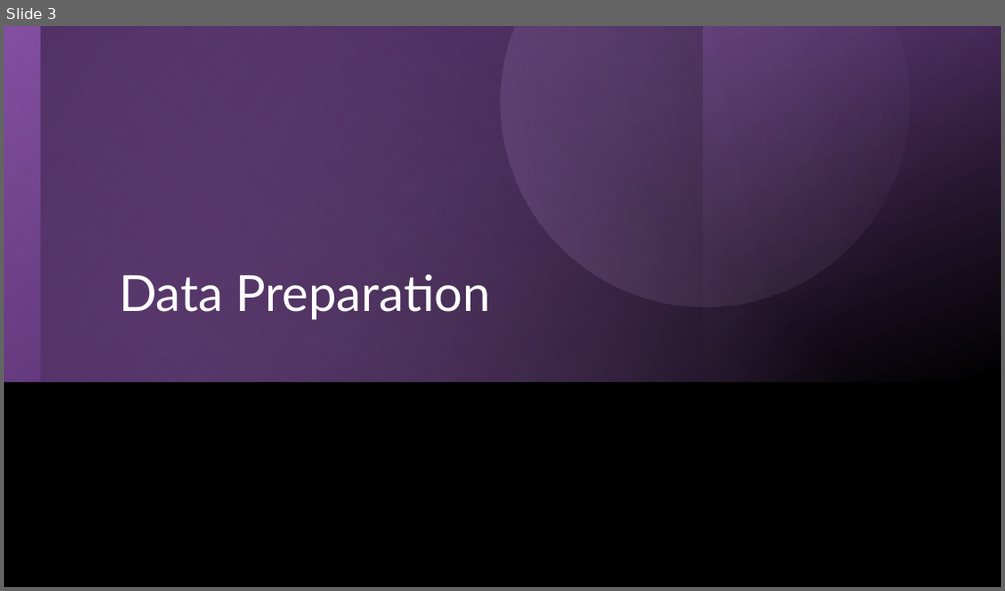
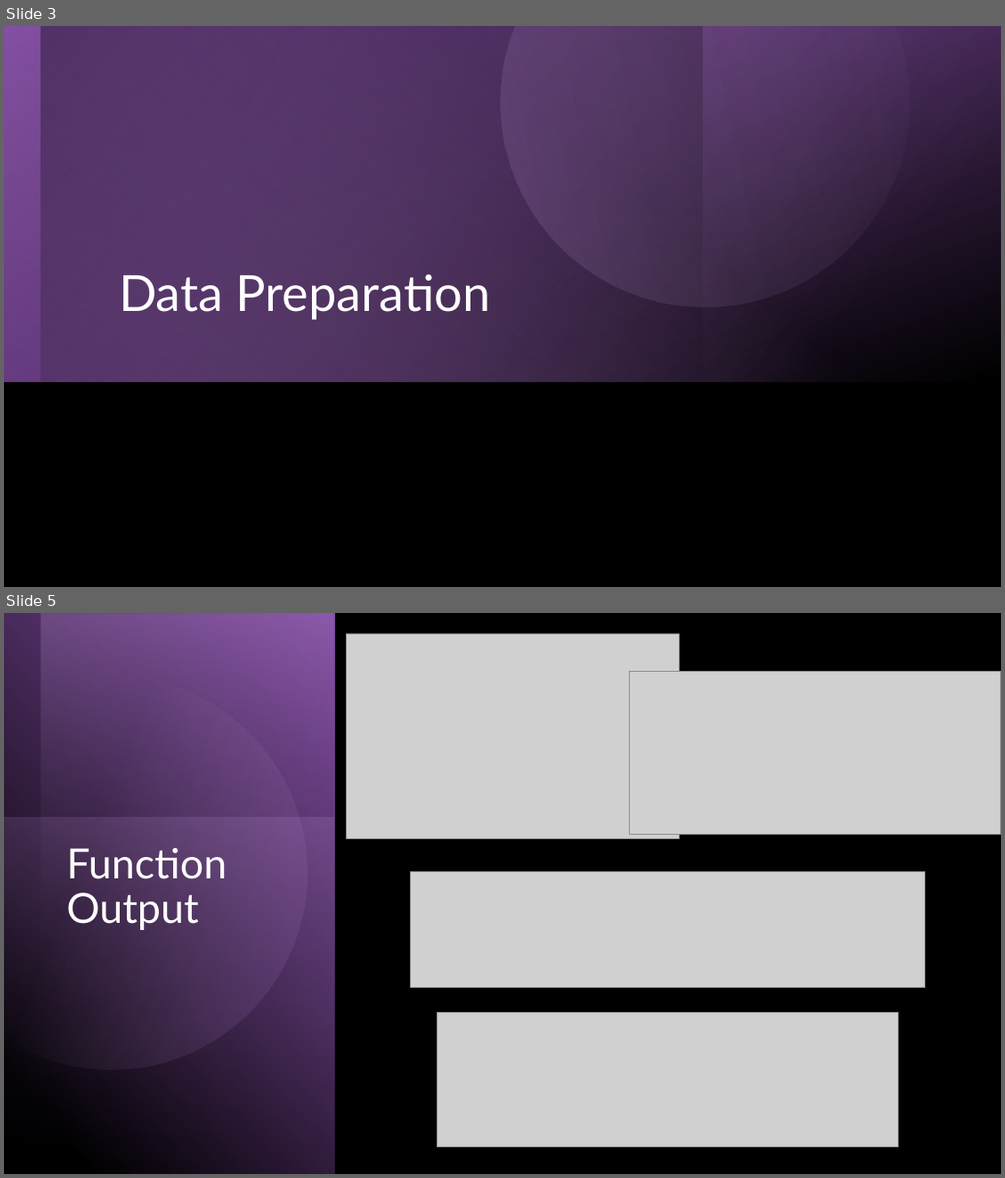
Before and after one commit to jeffmoe/CST_605_Week3, a slide deck: Week3.pptx. Shown one above the other, each under a label of ours: slide 3 before the commit, slides 3 and 5 after it; the slides between them are not shown. The pictures are 1005x591 and 1005x1178 pixels, drawn with LibreOffice and Linux fonts; fonts in the diff are those of the drawing; grey boxes stand for pictures. Boxes give left, top, right and bottom in pixels: in the first picture for what was removed or moved away, otherwise in the second. Text is boxed around its words. In the diff, an @@ line names an element or a change of style, - is before the commit and + after.

```diff
--- a/Week3.pptx
+++ b/Week3.pptx
@@ slide 5 added at [4, 613, 1001, 1174], background #000000 @@
@@ rectangle added at [4, 613, 334, 1174], fill gradient #000000 to #874EA9 @@
@@ rectangle added at [41, 614, 333, 1174], fill gradient #AD84C6 to #000000 @@
@@ picture added at [347, 633, 679, 838] @@
@@ freeform shape added at [4, 652, 342, 1104], fill gradient #CEB5DD to #874EA9 @@
@@ picture added at [629, 672, 1001, 834] @@
@@ rectangle added at [4, 818, 334, 1174], fill gradient #AD84C6 to #5A3471 @@
@@ title added at [66, 848, 226, 930], 40 pt, text #FFFFFF @@
+Function Output
@@ picture added at [411, 872, 924, 988] @@
@@ picture added at [437, 1012, 898, 1146] @@
```
Also in this commit, not shown: 1 slide changed, 16 other slides added, 1 slide removed, 2 other files.
